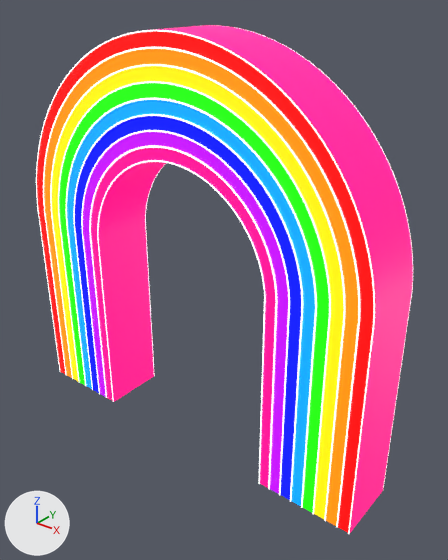
What one commit did to the glTF model scene/models/thickRainbow.glb.
Both versions are drawn from a camera (50 mm lens) standing at (48.7, -55.3, 31.9) and looking at (3.6, 1.1, -3.0). Arrows for +X, +Y and +Z are at lower left; the lights stay in place. Objects named as collision shapes, trigger or cutter boxes, shadow casters or lower levels of detail are left out. Where no turn or scale is listed for an object, it has been applied to the vertices. Vertices at the same position are counted once.

Names of what the first picture shows: 'newRainbow.004', 'thickRainbow'.
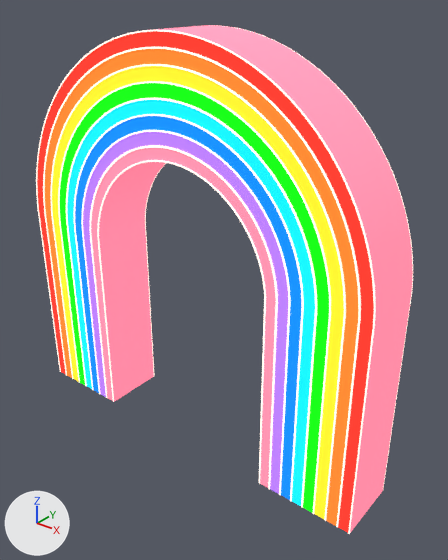
Changed parts and their boxes [x1, y1, x2, y2] in the pictures (448 x 560 px; the box of a moved part takes in the faces that stretch with it):
```json
{"part": 1, "of": "me_cylinder_005", "change": "recoloured", "before": [37, 31, 373, 533], "after": [37, 31, 373, 533]}
{"part": 2, "of": "me_cylinder_005", "change": "recoloured", "before": [45, 49, 358, 526], "after": [45, 49, 358, 526]}
{"part": 3, "of": "me_cylinder_005", "change": "recoloured", "before": [52, 66, 344, 382], "after": [52, 66, 344, 382]}
{"part": 4, "of": "me_cylinder_005", "change": "recoloured", "before": [60, 83, 329, 513], "after": [60, 83, 329, 513]}
{"part": 5, "of": "me_cylinder_005", "change": "recoloured", "before": [67, 100, 315, 506], "after": [67, 100, 315, 506], "on screen": "blue to cyan"}
{"part": 6, "of": "me_cylinder_005", "change": "recoloured", "before": [75, 116, 301, 500], "after": [75, 116, 301, 500]}
{"part": 7, "of": "me_cylinder_005", "change": "recoloured", "before": [83, 132, 288, 494], "after": [83, 132, 288, 494]}
{"part": 8, "of": "me_cylinder_005", "change": "recoloured", "before": [91, 25, 413, 533], "after": [91, 25, 413, 533]}
{"part": 9, "of": "me_cylinder_008", "change": "moved or reshaped", "before": [37, 25, 413, 533], "after": [37, 25, 413, 534]}
```

The change, as JSON lines over the scene's bpy script:
```json
{"op": "add", "block": "img_atlas", "code": ["img_atlas = load_image('Atlas', '_unpacked/Atlas', 512, 512, 'sRGB')"]}
{"op": "add", "block": "mat_atlas", "code": ["mat_atlas = bpy.data.materials.new('Atlas')", "# uses the picture img_atlas"]}
{"block": "me_cylinder_005", "where": "me_cylinder_005.from_pydata(...)  # 3250 vertices, 6448 faces; spans x -27.1..27.1, y -4.4..4.4, z -27.3..27.1"}
{"block": "me_cylinder_005", "where": "# used by ob_thickrainbow; location = (0.0, 0.0, 0.0)"}
{"block": "me_cylinder_005", "change": "me_cylinder_005 part 1: 724 faces spanning x -27.1..27.1, y -4.4..4.4, z -27.3..27.1 switch from mat_red (red #e70000) to mat_atlas"}
{"block": "me_cylinder_005", "change": "me_cylinder_005 part 2: 696 faces spanning x -25.4..25.4, y -4.4..4.4, z -27.3..25.3 switch from mat_orange (orange #e77a00) to mat_atlas"}
{"block": "me_cylinder_005", "change": "me_cylinder_005 part 3: 705 faces spanning x -23.8..23.8, y -4.4..4.4, z -27.3..23.5 switch from mat_yellow (yellow #e7c900) to mat_atlas"}
{"block": "me_cylinder_005", "change": "me_cylinder_005 part 4: 721 faces spanning x -22.1..22.1, y -4.4..4.4, z -27.3..21.8 switch from mat_green (green #17e700) to mat_atlas"}
{"block": "me_cylinder_005", "change": "me_cylinder_005 part 5: 727 faces spanning x -20.5..20.5, y -4.4..4.4, z -27.3..20.0 switch from mat_blue (cyan #00bfe7) to mat_atlas"}
{"block": "me_cylinder_005", "change": "me_cylinder_005 part 6: 717 faces spanning x -18.8..18.8, y -4.4..4.4, z -27.3..18.2 switch from mat_indigo (blue #000fe7) to mat_atlas"}
{"block": "me_cylinder_005", "change": "me_cylinder_005 part 7: 729 faces spanning x -17.2..17.2, y -4.4..4.4, z -27.3..16.4 switch from mat_violet_001 (purple #a400e7) to mat_atlas"}
{"block": "me_cylinder_005", "change": "me_cylinder_005 part 8: 1059 faces spanning x -27.1..27.1, y -4.4..4.4, z -27.3..27.1 switch from mat_pink (pink #e70089) to mat_atlas"}
{"block": "me_cylinder_008", "where": "# used by ob_newrainbow_004; location = (0.0, 0.0, 0.0)"}
{"op": "remove", "block": "me_cylinder_008", "code": "me_cylinder_008.from_pydata(...)  # 6500 vertices, 12928 faces; spans x -27.1..27.1, y -4.5..4.5, z -27.3..27.1"}
{"op": "add", "block": "me_cylinder_008", "code": "me_cylinder_008.from_pydata(...)  # 4680 vertices, 6912 faces; spans x -27.1..27.1, y -4.5..4.5, z -27.3..27.1"}
{"block": "me_cylinder_008", "change": "me_cylinder_008 part 9: 48 vertices moved within x -20.4..20.4, y -4.5..4.5, z 3.4..24.6; 4160 vertices removed from x -27.1..27.1, y -4.5..4.5, z -27.3..27.1; 2340 vertices added at x -27.1..27.1, y -4.4..4.4, z -27.3..27.1"}
```
